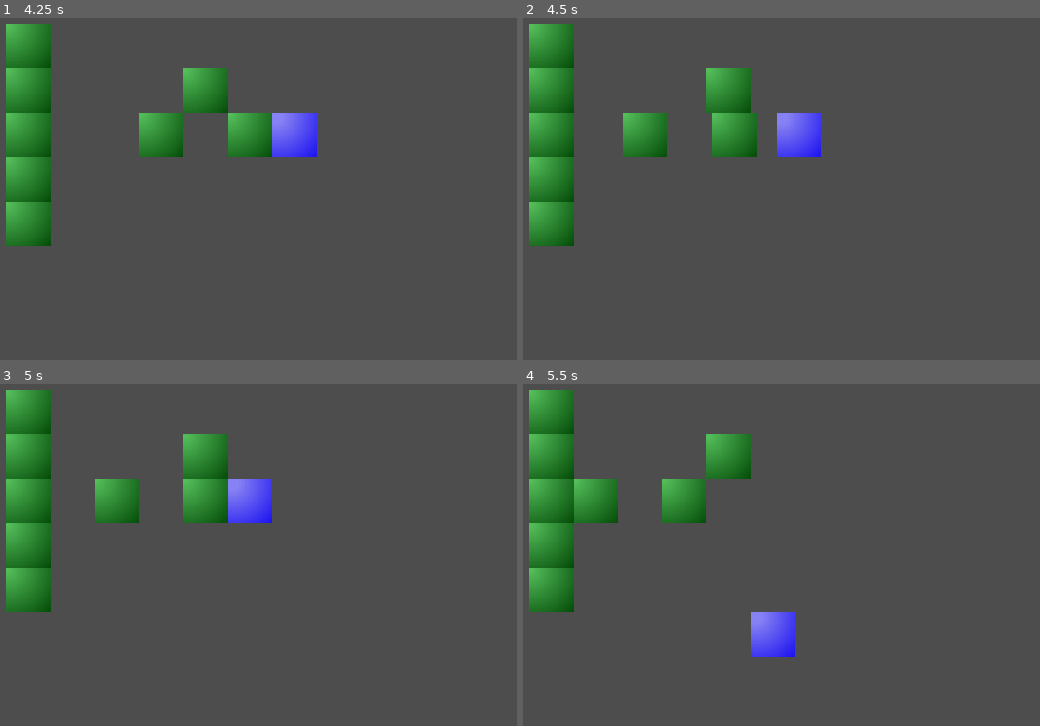
Above: before the commit, frames 1-4 (two rows, left to right).
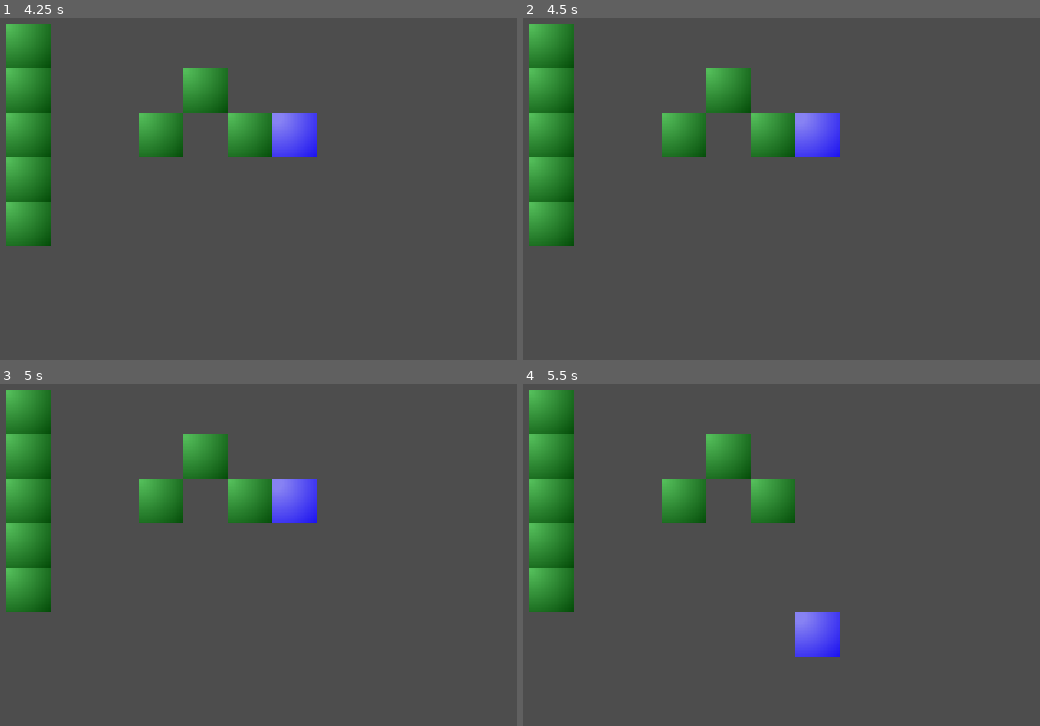
Above: after the commit, the same moments.

Repository: heavyParsnip/6t5-RunesOfRuin
Game: Godot game, scene res://testLevel.tscn
Same seed, same stepped clock (60 frames per second), same inputs: the game is played once before the commit and once after it.
Inputs:
- Up to frame 1 (4.25 s): tap Enter (cast) at 0.5, 0.6, 2.85 s; hold D (move_right) 0.53-1.28 s; tap Space at 1.25 s; hold S (move_down) 1.28-2.03 s; tap 8 (selectAround) at 1.35 s; hold D (move_right) 2.03-2.78 s; tap 1 (selectWind) at 2.1 s; hold W (move_up) 2.78-3.53 s; hold A (move_left) from 3.53 s (still down); hold 8 (selectAround) from 3.53 s (still down)
- Up to frame 2 (4.5 s): keep holding A (move_left); tap Enter (cast) at 4.25 s; release 8 (selectAround) at 4.28 s; tap 1 (selectWind) at 4.35 s
- Up to frame 3 (5 s): keep holding A (move_left)
- Up to frame 4 (5.5 s): tap Space at 5 s; release A (move_left) at 5.03 s; hold S (move_down) from 5.03 s (still down); tap Enter (cast) at 5.1 s

Frame 1 is identical in both runs. In frame 2, 5.0% of the frame differs, in the area x 19-62%, y 27-41%; in frame 3, 5.5%, in the area x 18-62%, y 27-41%; in frame 4, 4.5%.

Commit message:
floor and wall tiles
says it on the tin

Diff:
--- a/scripts/interactables/pushablewall.gd
+++ b/scripts/interactables/pushablewall.gd
@@ -21,9 +21,9 @@
 	react_wind = true
 
 func get_wind(dir: Vector2) -> void:
-	#if destination_blocked(dir):
-	#	print("Can't be moved to this position due to a block")
-	#	return
+	if destination_blocked(dir):
+		print("Can't be moved to this position due to a block")
+		return
 	if moving:
 		return # don't double move
 	push_once(dir)
Binary file added: Assets/Floor/floor_1.png
Binary file added: Assets/Floor/floor_2.png
Binary file added: Assets/Floor/floor_3.png
Binary file added: Assets/Floor/floor_4.png
Binary file added: Assets/Wall Tiles/wall_1.png
Binary file added: Assets/Wall Tiles/wall_L_edge.png
Binary file added: Assets/Wall Tiles/wall_R_edge.png
Binary file added: Assets/Wall Tiles/wall_edge.png
